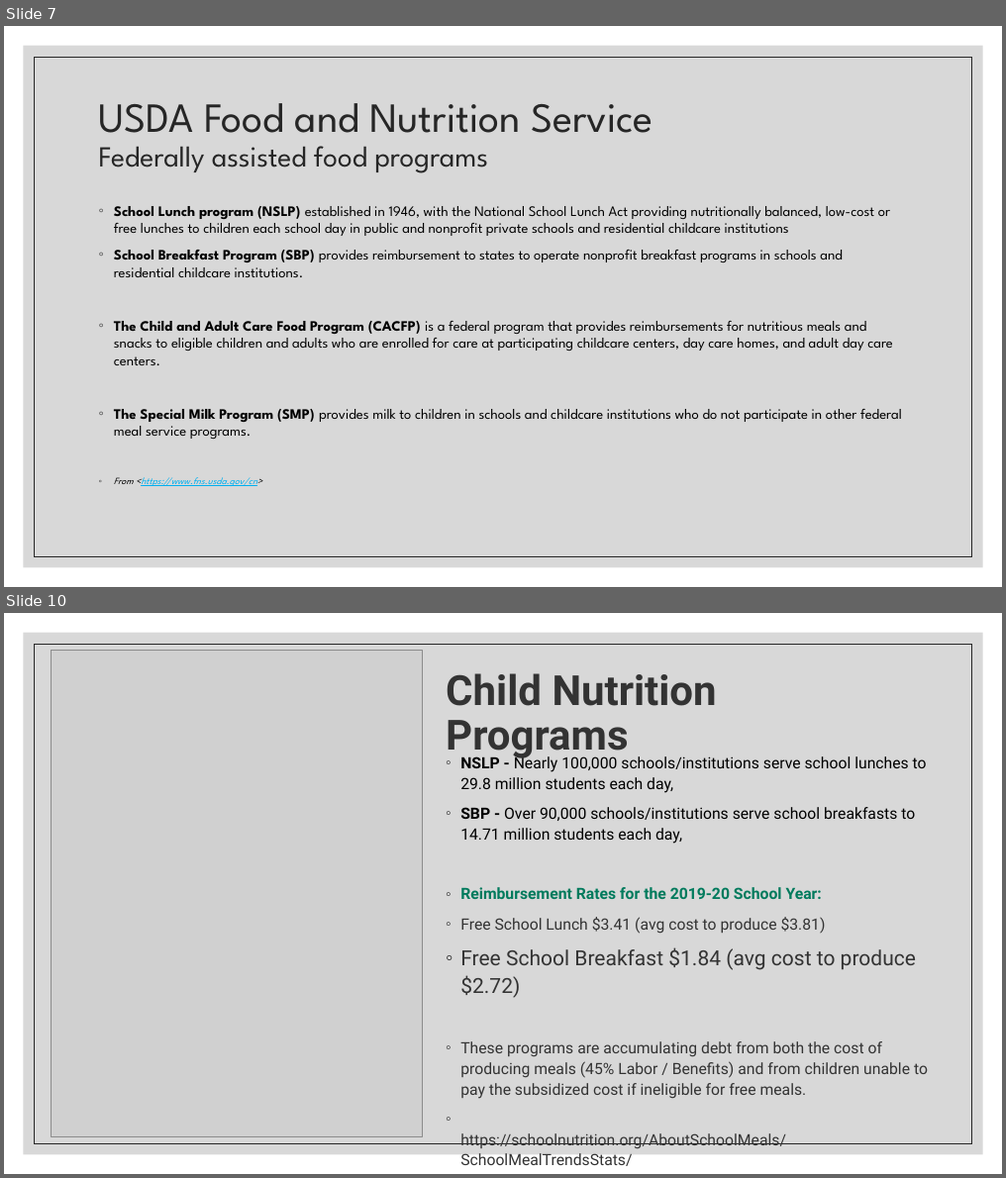
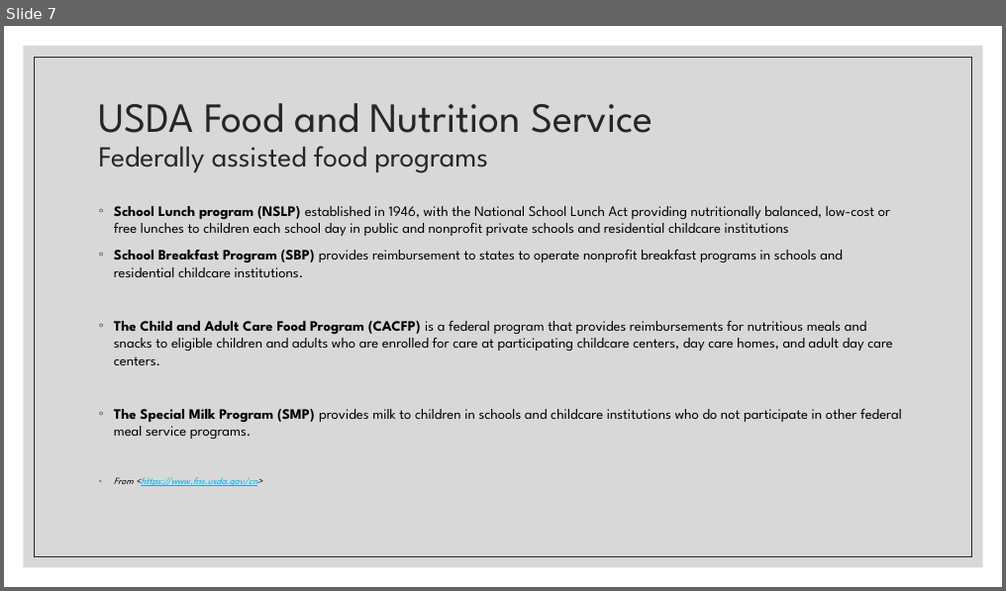
Before and after one commit to annrinTN/capstone_annrumsey, a slide deck: NSS Capstone Ann Rumsey.pptx. Shown one above the other, each under a label of ours: slides 7 and 10 before the commit, slide 7 after it; the slides between them are not shown. The pictures are 1006x1178 and 1006x591 pixels, drawn with LibreOffice and Linux fonts; fonts in the diff are those of the drawing; grey boxes stand for pictures. Boxes give left, top, right and bottom in pixels: in the first picture for what was removed or moved away, otherwise in the second. Text is boxed around its words. In the diff, an @@ line names an element or a change of style, - is before the commit and + after.

```diff
--- a/NSS Capstone Ann Rumsey.pptx
+++ b/NSS Capstone Ann Rumsey.pptx
@@ slide 10 removed at [4, 613, 1002, 1174], background #FFFFFF; not listed: 2 template elements that a slide beside it also shows @@
@@ picture removed at [52, 651, 423, 1137] @@
@@ text removed at [446, 673, 717, 760] @@
-Child Nutrition Programs
@@ text removed at [460, 755, 928, 1150] @@
-◦ NSLP - Nearly 100,000 schools/institutions serve school lunches to 29.8 million students each day,
-◦ SBP - Over 90,000 schools/institutions serve school breakfasts to 14.71 million students each day,
-◦ Reimbursement Rates for the 2019-20 School Year:
-◦ Free School Lunch $3.41 (avg cost to produce $3.81)
-◦ Free School Breakfast $1.84 (avg cost to produce $2.72)
-◦ These programs are accumulating debt from both the cost of producing meals (45% Labor / Benefits) and from children unable to pay the subsidized cost if ineligible for free meals.
-◦ https://schoolnutrition.org/AboutSchoolMeals/SchoolMealTrendsStats/
```
Also in this commit, not shown: 6 slides changed, 7 slides added, 14 other slides removed, 8 other files.
